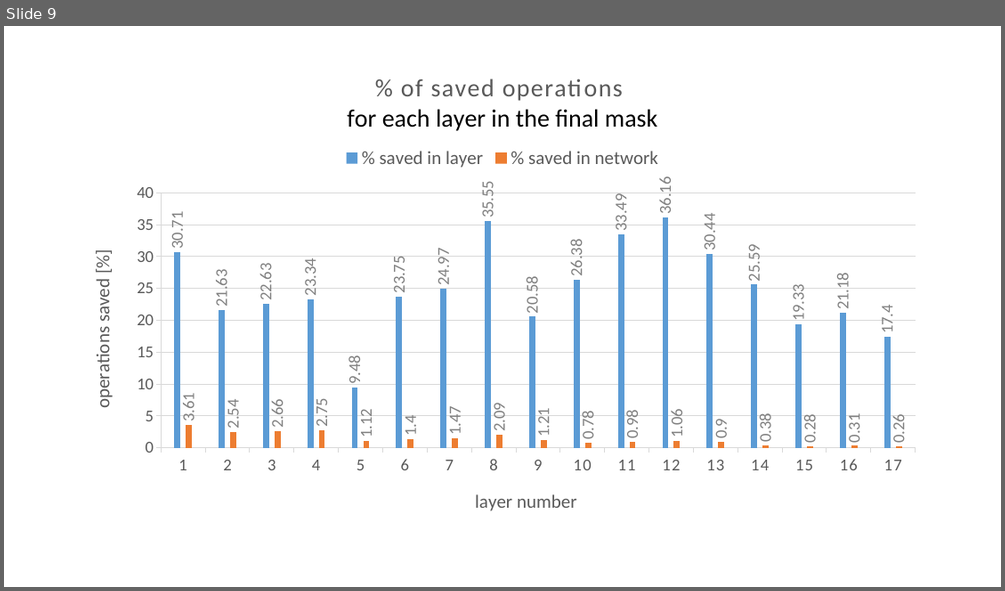
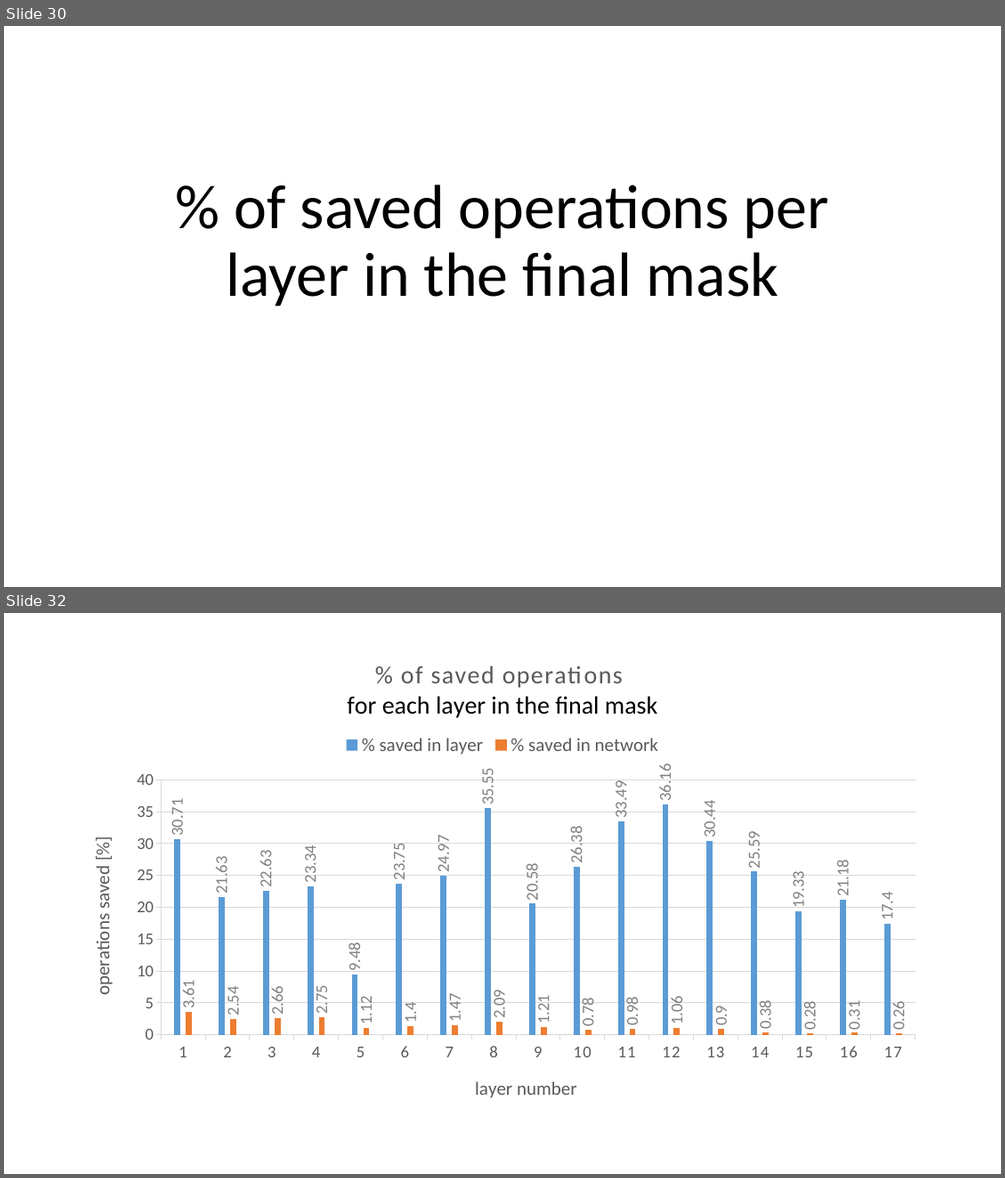
Before and after one commit to Mano-Man/Proj2, a slide deck: doc/Presentations/Results_Masks.pptx. Shown one above the other, each under a label of ours: slide 9 before the commit, slides 30 and 32 after it; the slides between them are not shown. The pictures are 1005x591 and 1005x1178 pixels, drawn with LibreOffice and Linux fonts; fonts in the diff are those of the drawing. Boxes give left, top, right and bottom in pixels: in the first picture for what was removed or moved away, otherwise in the second. Text is boxed around its words. In the diff, an @@ line names an element or a change of style, - is before the commit and + after.

```diff
--- a/doc/Presentations/Results_Masks.pptx
+++ b/doc/Presentations/Results_Masks.pptx
@@ slide 30 added at <box>4,26,1001,587</box>, background #FFFFFF @@
@@ title added at <box>226,184,829,306</box>, 60 pt, text #000000 @@
+% of saved operations per layer in the final mask
@@ what was slide 9 is now slide 32 @@
```
Also in this commit, not shown: 11 slides changed, 19 other slides added.
